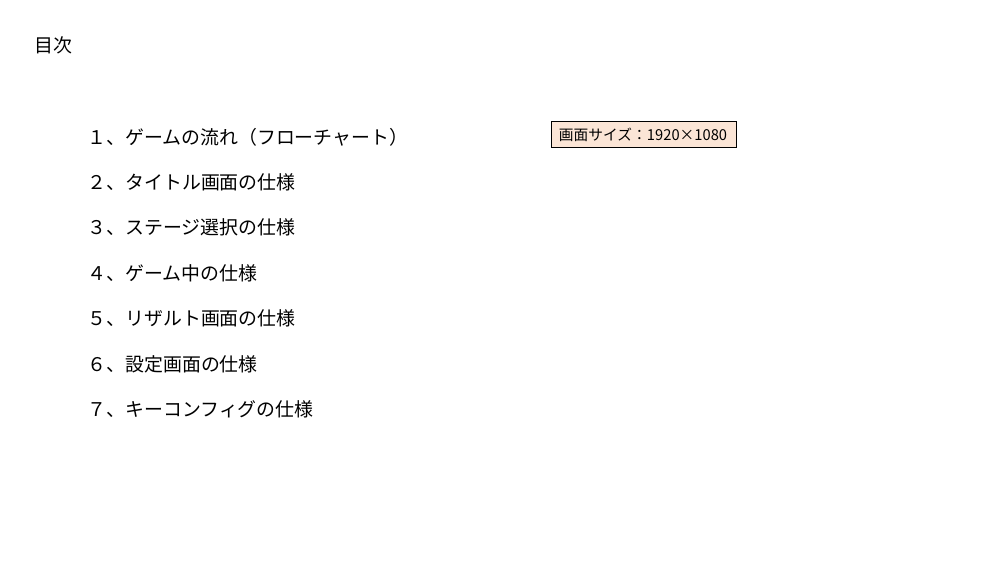
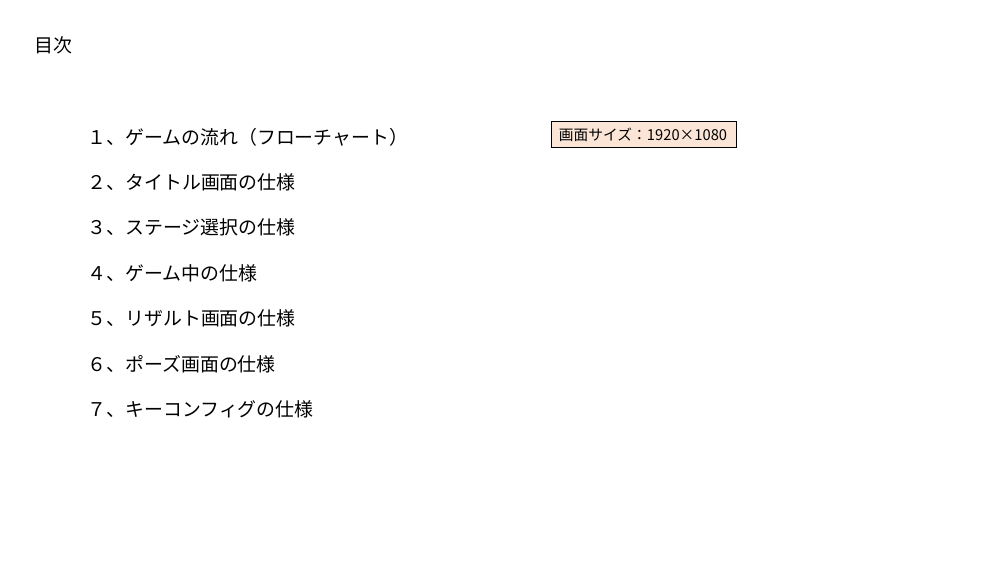
Before and after one commit to RenMitsuhashi/ToiletGame, a slide deck: slide 2 of 先トイ_仕様書.pptx. Drawn at 1008x567 pixels with LibreOffice and Linux fonts; fonts in the diff are those of the drawing. Boxes give left, top, right and bottom in pixels: in the first picture for what was removed or moved away, otherwise in the second. Text is boxed around its words. In the diff, an @@ line names an element or a change of style, - is before the commit and + after.

```diff
--- a/先トイ_仕様書.pptx
+++ b/先トイ_仕様書.pptx
@@ text at <box>88,355,276,373</box>: text changed @@
-６、設定画面の仕様
+６、ポーズ画面の仕様
```
Also in this commit, not shown: 4 other slides changed, 6 slides added, 1 slide removed, 5 other files.
